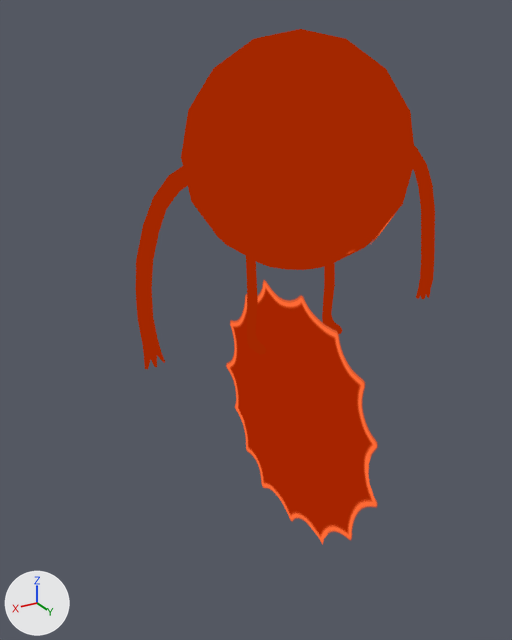
What one commit did to the glTF model godot/assets/models/battle/summons/MaizeWalker.glb.
One viewpoint serves both versions: a 50 mm camera at (0.336, 0.494, 0.234) aimed at (0.024, -0.027, -0.026). The lights are fixed; the arrows at lower left show +X, +Y and +Z. The first picture is the older version.

Names of what the first picture shows: 'MMW_Body', 'MMW_Halo' and 1 more.
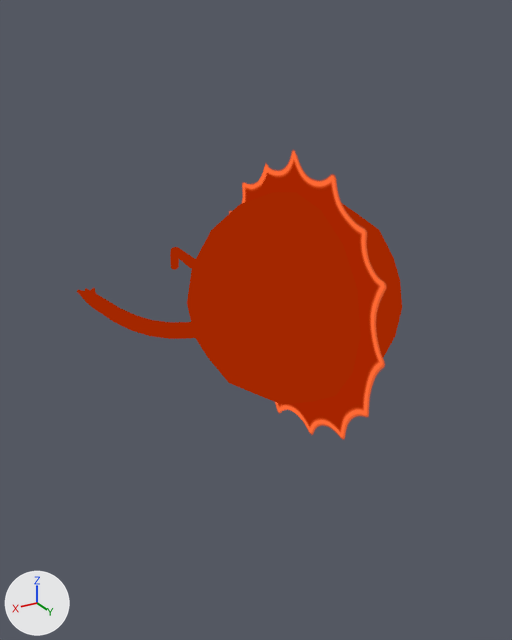
ob_halo is not drawn itself; it is the parent of ob_mmw_halo.

What changed in the scene script:
```text
Change ob_mmw_body:
    remove ob_mmw_body.parent = ob_maizewalker
    ob_mmw_body.rotation_euler: (1.571, 0.0, 0.0) -> (0.0, 0.0, 0.0)  # degrees (90, 0, 0) -> degrees (0, 0, 0)
    ob_mmw_body.location: (-0.000368, 0.000651, 2.572) -> (0.0, 0.0, 0.0)
    ob_mmw_body.scale: (1.0, 1.0, 1.0) -> (0.05, 0.05, 0.05)
Change ob_halo:
    remove ob_halo.parent = ob_puppet_halo
    ob_halo.rotation_euler: (0.0, 0.0, 0.0) -> (1.571, -1.571, 0.0)  # degrees (0, 0, 0) -> degrees (90, -90, 0)
    ob_halo.scale: (1.0, 1.0, 1.0) -> (0.05, 0.05, 0.05)
```

Pixel boxes (x1, y1, x2, y2) of what changed, in the pictures (512 x 640 px):
'MMW_Body', moved, rescaled, turned: before (135, 29, 435, 369); after (77, 192, 402, 405)
'MMW_Halo', turned, rescaled, moved: before (226, 280, 377, 545); after (229, 150, 387, 439)
